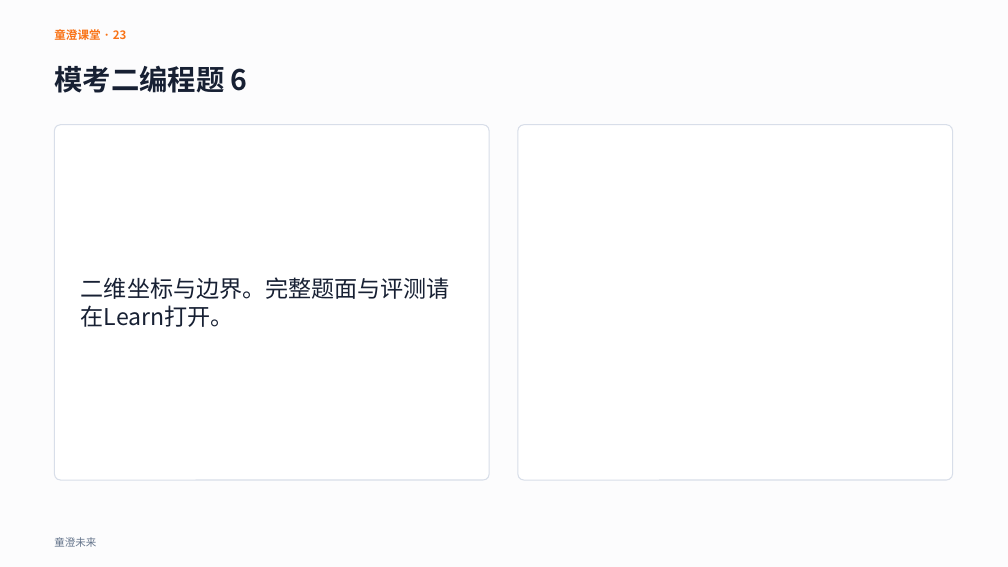
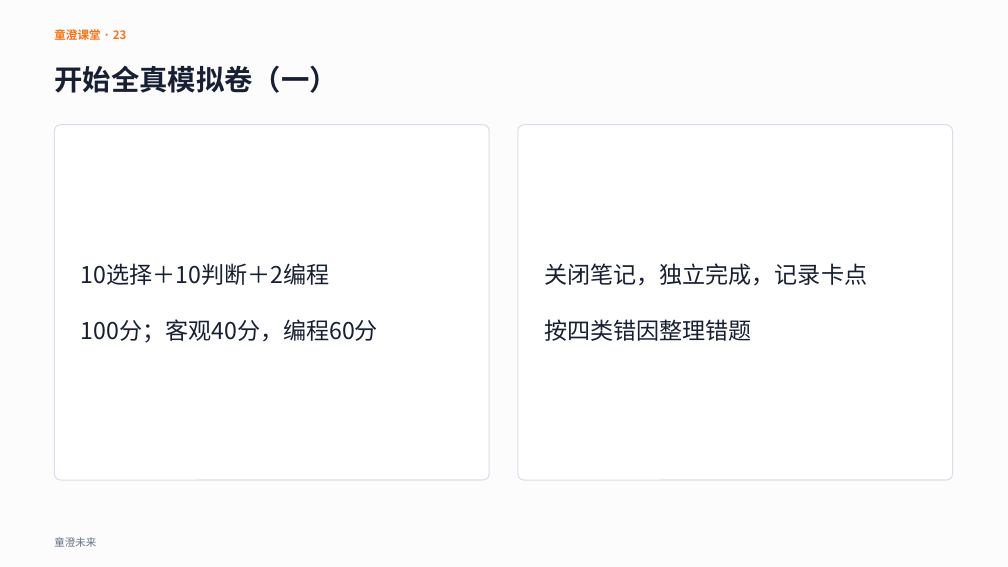
Before and after one commit to aotian/PilotDeck, a slide deck: slide 23 of workspaces/cie-cpp-level3/lesson-12/courseware.pptx. Drawn at 1008x567 pixels with LibreOffice and Linux fonts; fonts in the diff are those of the drawing. Boxes give left, top, right and bottom in pixels: in the first picture for what was removed or moved away, otherwise in the second. Text is boxed around its words. In the diff, an @@ line names an element or a change of style, - is before the commit and + after.

```diff
--- a/workspaces/cie-cpp-level3/lesson-12/courseware.pptx
+++ b/workspaces/cie-cpp-level3/lesson-12/courseware.pptx
@@ text at <box>54,65,338,93</box>: text changed @@
-模考二编程题 6
+开始全真模拟卷（一）
@@ text at <box>81,263,378,343</box>: text changed @@
-二维坐标与边界。完整题面与评测请在Learn打开。
+10选择＋10判断＋2编程
+100分；客观40分，编程60分
@@ text added at <box>544,263,867,341</box>, 22 pt, text #172033 @@
+关闭笔记，独立完成，记录卡点
+按四类错因整理错题
```
Also in this commit, not shown: 11 other slides changed, 18 slides added, 13 slides removed, 26 other files.
